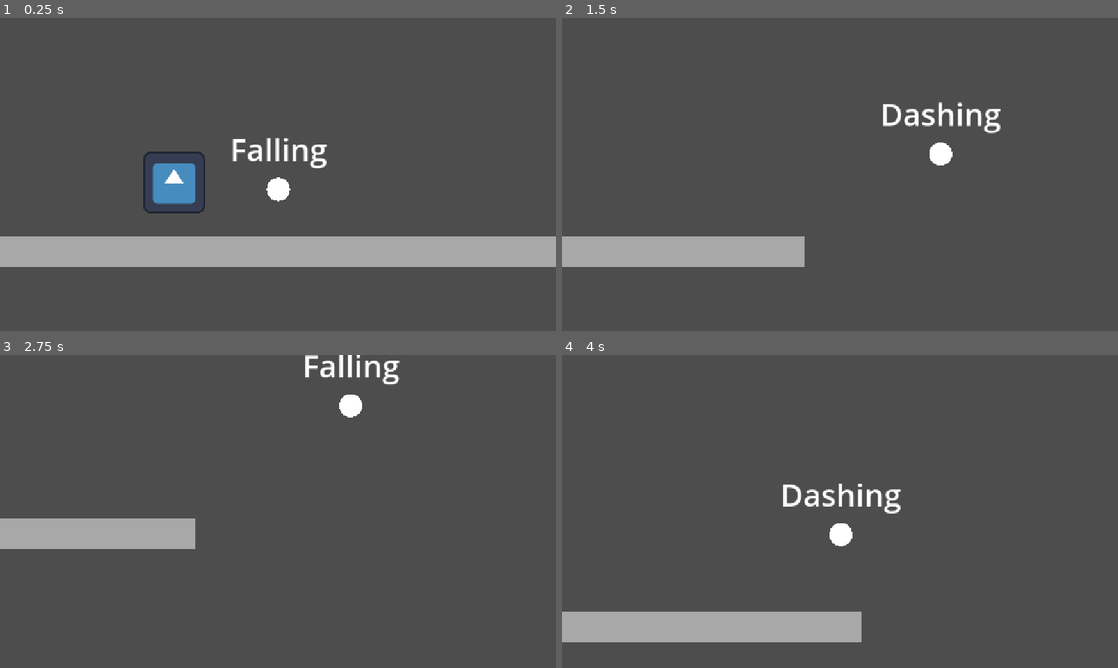
Above: before the commit, frames 1-4 (two rows, left to right).
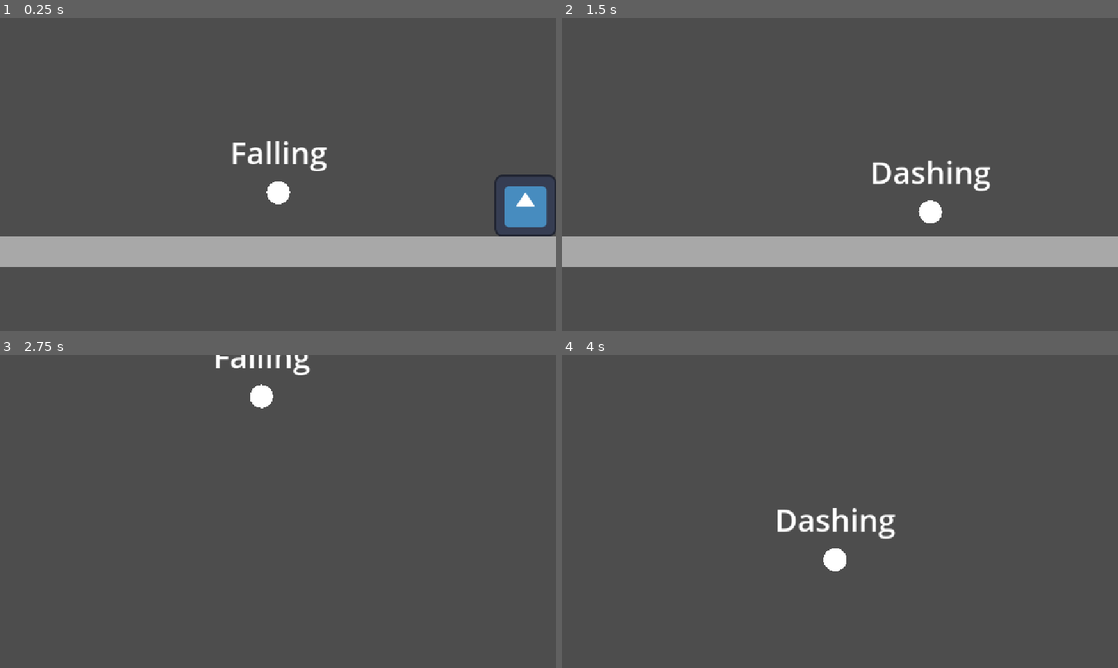
Above: after the commit, the same moments.

Repository: cookie1170/juice-test
Game: Godot game, scene res://levels/main.tscn
Two runs of this game, one before a commit and one after it. Both use one fixed random seed, a clock stepped at 60 frames per second and the inputs below. The engine's default icon, where the game draws it, is replaced by a stand-in: a white triangle on a blue panel in a dark square.
Inputs (mouse positions are in pixels of both pictures, inside the frame that each line leads up to):
- Up to frame 1 (0.25 s): no input
- Up to frame 2 (1.5 s): tap Enter (ui_accept) at 0.5, 0.77 s; move the mouse to (962, 158) at 0.52 s; hold D (right) 0.53-1.25 s; hold Space (bounce) 0.53-1.25 s; click (962, 158) at 0.8 s; drag from (728, 190) to (812, 237) at 1.27 s
- Up to frame 3 (2.75 s): move the mouse to (333, 442) at 2.02 s; hold D (right) from 2.03 s (still down); hold Space (bounce) from 2.03 s (still down); click (333, 442) at 2.3 s
- Up to frame 4 (4 s): release D (right) at 2.75 s; release Space (bounce) at 2.75 s; drag from (812, 574) to (673, 464) at 2.77 s; move the mouse to (1006, 558) at 3.52 s; hold A (left) from 3.53 s (still down); hold F from 3.53 s (still down); tap Enter (ui_accept) at 3.77 s; click (1006, 558) at 3.8 s

The runs differ from the first frame. In frame 1, 3.1% of the frame differs, in the area x 25-100%, y 38-70%; in frame 2, 7.5%, in the area x 43-100%, y 26-80%; in frame 3, 4.9%; in frame 4, 7.2%.

Commit message:
enemy stuff i think

Diff:
--- /dev/null
+++ b/common/hitbox.gd
@@ -0,0 +1,14 @@
+class_name Hitbox
+extends Area2D
+
+@export_enum("Enemy", "Player") var type: int
+@export var damage: int
+
+
+func _ready() -> void:
+	collision_mask = 0
+	match type:
+		0:
+			collision_layer = 2
+		1:
+			collision_layer = 4
--- /dev/null
+++ b/common/hurtbox.gd
@@ -0,0 +1,18 @@
+class_name Hurtbox
+extends Area2D
+
+@export_enum("Enemy", "Player") var type: int
+
+func _ready() -> void:
+	collision_layer = 0
+	area_entered.connect(_get_hit)
+	match type:
+		0:
+			collision_mask = 4
+		1:
+			collision_mask = 2
+
+
+func _get_hit(hitbox: Hitbox) -> void:
+	if owner.has_method("get_hit"):
+		owner.get_hit(hitbox)
--- /dev/null
+++ b/enemies/basic_enemy/basic_enemy.gd
@@ -0,0 +1,20 @@
+class_name BasicEnemy
+extends CharacterBody2D
+
+#region nodes
+
+@export_group("Nodes")
+@export var update_timer: Timer
+
+#endregion
+
+func _physics_process(_delta: float) -> void:
+	pass
+
+
+func get_hit(_hitbox: Hitbox):
+	queue_free()
+
+
+func _on_update() -> void:
+	update_timer.wait_time = randf_range(0.3, 0.7)
--- /dev/null
+++ b/enemies/basic_enemy/basic_enemy.tscn
@@ -0,0 +1,38 @@
+[gd_scene load_steps=6 format=3 uid="uid://517hm5oeryf5"]
+
+[ext_resource type="Script" uid="uid://cbfqmuc1jq41h" path="res://enemies/basic_enemy/basic_enemy.gd" id="1_lbl0g"]
+[ext_resource type="Texture2D" uid="uid://36d1vc5qw3wa" path="res://icon.svg" id="2_yx0l5"]
+[ext_resource type="Script" uid="uid://pt8x4gqtpuhh" path="res://common/hurtbox.gd" id="3_eopwh"]
+
+[sub_resource type="CircleShape2D" id="CircleShape2D_yx0l5"]
+radius = 64.0
+
+[sub_resource type="CircleShape2D" id="CircleShape2D_eopwh"]
+radius = 88.3629
+
+[node name="BasicEnemy" type="CharacterBody2D" node_paths=PackedStringArray("update_timer")]
+script = ExtResource("1_lbl0g")
+update_timer = NodePath("UpdateTimer")
+
+[node name="UpdateTimer" type="Timer" parent="."]
+wait_time = 0.5
+autostart = true
+
+[node name="Sprite" type="Sprite2D" parent="."]
+position = Vector2(0, -64)
+texture = ExtResource("2_yx0l5")
+
+[node name="Collider" type="CollisionShape2D" parent="."]
+position = Vector2(0, -64)
+shape = SubResource("CircleShape2D_yx0l5")
+
+[node name="Hurtbox" type="Area2D" parent="."]
+position = Vector2(0, -64)
+script = ExtResource("3_eopwh")
+metadata/_custom_type_script = "uid://pt8x4gqtpuhh"
+
+[node name="CollisionShape2D" type="CollisionShape2D" parent="Hurtbox"]
+shape = SubResource("CircleShape2D_eopwh")
+debug_color = Color(0.7, 0.49, 0, 0.419608)
+
+[connection signal="timeout" from="UpdateTimer" to="." method="_on_update"]
--- /dev/null
+++ b/global/ref.gd
@@ -0,0 +1,3 @@
+extends Node
+
+var player: Player
--- a/levels/main.tscn
+++ b/levels/main.tscn
@@ -4,10 +4,10 @@
 [ext_resource type="Script" uid="uid://bo2dj1yk8lfa" path="res://addons/phantom_camera/scripts/phantom_camera_host/phantom_camera_host.gd" id="2_5k4jt"]
 [ext_resource type="Script" uid="uid://ckjqglobgtbtn" path="res://addons/phantom_camera/scripts/phantom_camera/phantom_camera_2d.gd" id="3_qy63d"]
 [ext_resource type="Script" uid="uid://dvq8lfxsyc554" path="res://addons/phantom_camera/scripts/resources/tween_resource.gd" id="4_6et1j"]
-[ext_resource type="Texture2D" uid="uid://36d1vc5qw3wa" path="res://icon.svg" id="5_etqu2"]
+[ext_resource type="PackedScene" uid="uid://517hm5oeryf5" path="res://enemies/basic_enemy/basic_enemy.tscn" id="5_ifaiv"]
 
 [sub_resource type="RectangleShape2D" id="RectangleShape2D_7dm0k"]
-size = Vector2(1152, 64)
+size = Vector2(3200, 64)
 
 [sub_resource type="Resource" id="Resource_272bh"]
 script = ExtResource("4_6et1j")
@@ -21,7 +21,7 @@
 
 [node name="FloorPolygon" type="Polygon2D" parent="Floor"]
 color = Color(0.662452, 0.662452, 0.662452, 1)
-polygon = PackedVector2Array(576, 0, 576, 64, -576, 64, -576, 0)
+polygon = PackedVector2Array(1600, 0, 1600, 64, -1600, 64, -1600, 0)
 
 [node name="Collider" type="CollisionShape2D" parent="Floor"]
 visible = false
@@ -56,6 +56,5 @@
 dead_zone_height = 0.4
 metadata/_custom_type_script = "uid://ckjqglobgtbtn"
 
-[node name="Icon" type="Sprite2D" parent="."]
-position = Vector2(-216, -112)
-texture = ExtResource("5_etqu2")
+[node name="BasicEnemy" parent="." instance=ExtResource("5_ifaiv")]
+position = Vector2(512, 0)
--- a/player/bouncing.gd
+++ b/player/bouncing.gd
@@ -3,7 +3,7 @@
 @export var falling_state: State
 @export var grounded_state: State
 
-func enter() -> void:
+func enter(_previous_state: State = null) -> void:
 	super()
 	owner.velocity.y = owner.bounce_vel
 
--- a/player/dashing.gd
+++ b/player/dashing.gd
@@ -7,7 +7,7 @@
 var time_tween: Tween
 var has_pressed: bool = false
 
-func enter() -> void:
+func enter(_previous_state: State = null) -> void:
 	super()
 	has_pressed = false
 	if time_tween:
--- a/player/falling.gd
+++ b/player/falling.gd
@@ -1,6 +1,15 @@
 extends State
 
 @export var grounded_state: State
+@export var bouncing_state: State
+@export var hang_timer: Timer
+
+func enter(previous_state: State = null):
+	super()
+	if previous_state == bouncing_state:
+		hang_timer.start()
+		owner.velocity.x *= owner.bounce_peak_x_mult
+
 
 func _physics_process(delta: float) -> void:
 	owner.apply_gravity(delta, owner.fall_grav)
--- a/player/player.tscn
+++ b/player/player.tscn
@@ -7,18 +7,25 @@
 [ext_resource type="Script" uid="uid://bn2330o4e0s0p" path="res://player/falling.gd" id="5_g6k8r"]
 [ext_resource type="Script" uid="uid://c5uw1oo1cucet" path="res://player/dashing.gd" id="5_qjkh3"]
 [ext_resource type="Script" uid="uid://ptnh2uj4vicw" path="res://player/state_display.gd" id="7_boad6"]
+[ext_resource type="Script" uid="uid://d0dcgwjybsqd6" path="res://common/hitbox.gd" id="8_hg6s5"]
+[ext_resource type="Script" uid="uid://pt8x4gqtpuhh" path="res://common/hurtbox.gd" id="8_rgyib"]
 
 [sub_resource type="SphereMesh" id="SphereMesh_sh265"]
 
 [sub_resource type="CircleShape2D" id="CircleShape2D_sh265"]
 radius = 24.0
 
+[sub_resource type="CircleShape2D" id="CircleShape2D_8t03j"]
+radius = 40.7922
+
+[sub_resource type="CircleShape2D" id="CircleShape2D_rgyib"]
+radius = 16.0
+
 [node name="Player" type="CharacterBody2D" node_paths=PackedStringArray("hang_timer", "state_machine", "bouncing_state", "falling_state", "dashing_state")]
 physics_interpolation_mode = 1
 script = ExtResource("1_4flbx")
-bounce_height = 128.0
-peak_time = 0.35
-fall_time = 0.3
+peak_time = 0.45
+fall_time = 0.4
 bounce_peak_x_mult = 1.25
 bounce_peak_y_mult = 0.75
 dash_distance = 480.0
@@ -32,12 +39,12 @@
 falling_state = NodePath("StateMachine/Falling")
 dashing_state = NodePath("StateMachine/Dashing")
 
-[node name="MeshInstance2D" type="MeshInstance2D" parent="."]
+[node name="Mesh" type="MeshInstance2D" parent="."]
 position = Vector2(0, -24)
 scale = Vector2(48, 48)
 mesh = SubResource("SphereMesh_sh265")
 
-[node name="CollisionShape2D" type="CollisionShape2D" parent="."]
+[node name="Collider" type="CollisionShape2D" parent="."]
 position = Vector2(0, -24)
 shape = SubResource("CircleShape2D_sh265")
 
@@ -63,9 +70,11 @@
 grounded_state = NodePath("../Grounded")
 metadata/_custom_type_script = "uid://d3mvxnoga10c0"
 
-[node name="Falling" type="Node2D" parent="StateMachine" node_paths=PackedStringArray("grounded_state")]
+[node name="Falling" type="Node2D" parent="StateMachine" node_paths=PackedStringArray("grounded_state", "bouncing_state", "hang_timer")]
 script = ExtResource("5_g6k8r")
 grounded_state = NodePath("../Grounded")
+bouncing_state = NodePath("../Bouncing")
+hang_timer = NodePath("../../HangTimer")
 metadata/_custom_type_script = "uid://d3mvxnoga10c0"
 
 [node name="Dashing" type="Node2D" parent="StateMachine" node_paths=PackedStringArray("grounded_state", "falling_state")]
@@ -74,7 +83,7 @@
 falling_state = NodePath("../Falling")
 metadata/_custom_type_script = "uid://d3mvxnoga10c0"
 
-[node name="Label" type="Label" parent="." node_paths=PackedStringArray("state_machine")]
+[node name="StateLabel" type="Label" parent="." node_paths=PackedStringArray("state_machine")]
 offset_left = -524.5
 offset_top = -152.0
 offset_right = 524.5
@@ -84,3 +93,23 @@
 horizontal_alignment = 1
 script = ExtResource("7_boad6")
 state_machine = NodePath("../StateMachine")
+
+[node name="DashHitbox" type="Area2D" parent="."]
+script = ExtResource("8_hg6s5")
+type = 1
+metadata/_custom_type_script = "uid://d0dcgwjybsqd6"
+
+[node name="Collider" type="CollisionShape2D" parent="DashHitbox"]
+position = Vector2(0, -24)
+shape = SubResource("CircleShape2D_8t03j")
+debug_color = Color(0.7, 0.35, 0, 0.419608)
+
+[node name="Hurtbox" type="Area2D" parent="."]
+script = ExtResource("8_rgyib")
+type = 1
+metadata/_custom_type_script = "uid://pt8x4gqtpuhh"
+
+[node name="Collider" type="CollisionShape2D" parent="Hurtbox"]
+position = Vector2(0, -24)
+shape = SubResource("CircleShape2D_rgyib")
+debug_color = Color(1, 0.16, 0.16, 0.419608)
--- a/player/player_common.gd
+++ b/player/player_common.gd
@@ -1,3 +1,4 @@
+class_name Player
 extends CharacterBody2D
 
 #region exports
@@ -45,25 +46,23 @@
 
 #region misc variables
 
-var prev_frame_vel: Vector2
 var is_dashing: bool = false
 
 #endregion
 
 func _ready() -> void:
 	hang_timer.wait_time = hang_time
+	Ref.player = self
 
 
 func _physics_process(delta: float) -> void:
 	handle_movement(delta)
-	handle_hang_time()
 	handle_dashing()
-	prev_frame_vel = velocity
 	move_and_slide()
 
 
 func apply_gravity(delta_time: float, gravity: float) -> void:
-	velocity.y -= gravity * bounce_peak_y_mult * delta_time
+	velocity.y -= gravity * (bounce_peak_y_mult if not hang_timer.is_stopped() else 1.0) * delta_time
 
 func handle_movement(delta_time: float) -> void:
 	if state_machine.current_state == dashing_state:
@@ -85,12 +84,6 @@
 		)
 
 
-func handle_hang_time() -> void:
-	if prev_frame_vel.y < 0.0 and velocity.y > 0.0:
-		hang_timer.start()
-		velocity.x *= bounce_peak_x_mult
-
-
 func handle_dashing() -> void:
 	if Input.is_action_just_pressed("dash"):
 		state_machine.change_state(dashing_state)
--- a/player/state.gd
+++ b/player/state.gd
@@ -9,7 +9,7 @@
 	process_mode = Node.PROCESS_MODE_DISABLED
 
 
-func enter() -> void:
+func enter(_previous_state: State = null) -> void:
 	process_mode = Node.PROCESS_MODE_INHERIT
 
 
--- a/player/state_display.gd
+++ b/player/state_display.gd
@@ -3,5 +3,5 @@
 @export var state_machine: StateMachine
 @onready var original_text: String = text
 
-func _physics_process(delta: float) -> void:
+func _physics_process(_delta: float) -> void:
 	text = original_text.format([state_machine.current_state.name])
--- a/player/state_machine.gd
+++ b/player/state_machine.gd
@@ -18,5 +18,5 @@
 	if new_state == current_state:
 		return
 	current_state.exit()
+	new_state.enter(current_state)
 	current_state = new_state
-	new_state.enter()
--- a/project.godot
+++ b/project.godot
@@ -18,6 +18,7 @@
 [autoload]
 
 PhantomCameraManager="*res://addons/phantom_camera/scripts/managers/phantom_camera_manager.gd"
+Ref="*res://global/ref.gd"
 
 [display]
 
@@ -61,6 +62,12 @@
 ]
 }
 
+[layer_names]
+
+2d_physics/layer_1="Terrain"
+2d_physics/layer_2="Enemy Hitboxes"
+2d_physics/layer_3="Player Hitboxes"
+
 [physics]
 
 common/physics_interpolation=true
Not shown, added: common/hitbox.gd.uid
Not shown, added: common/hurtbox.gd.uid
Not shown, added: enemies/basic_enemy/basic_enemy.gd.uid
Not shown, added: global/ref.gd.uid
Not shown: 1 places in player/player.tscn that only renumber resources
